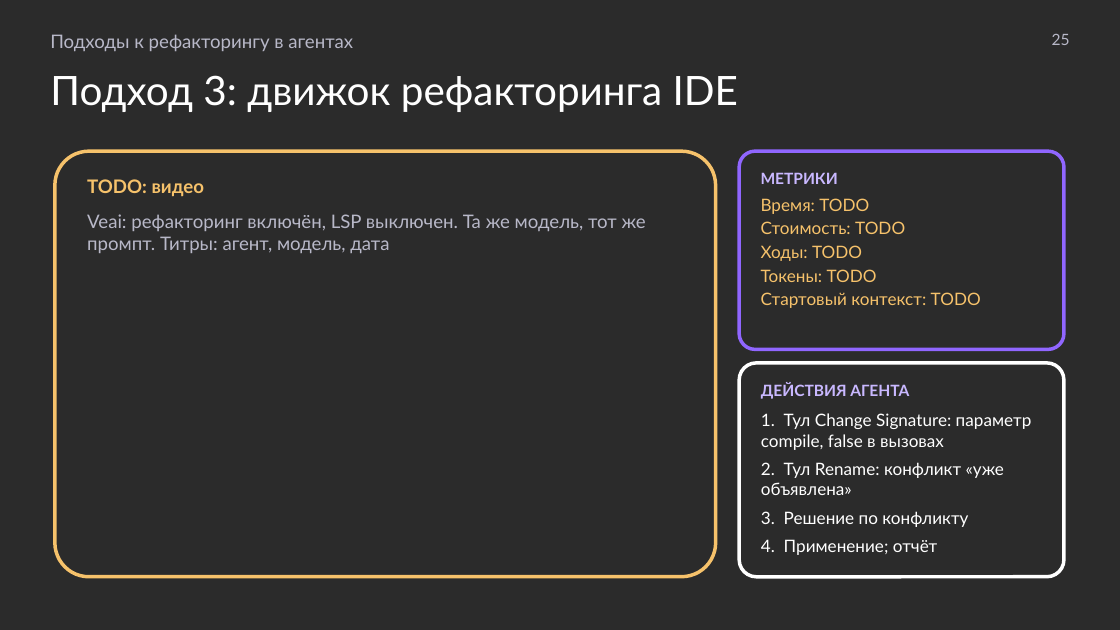
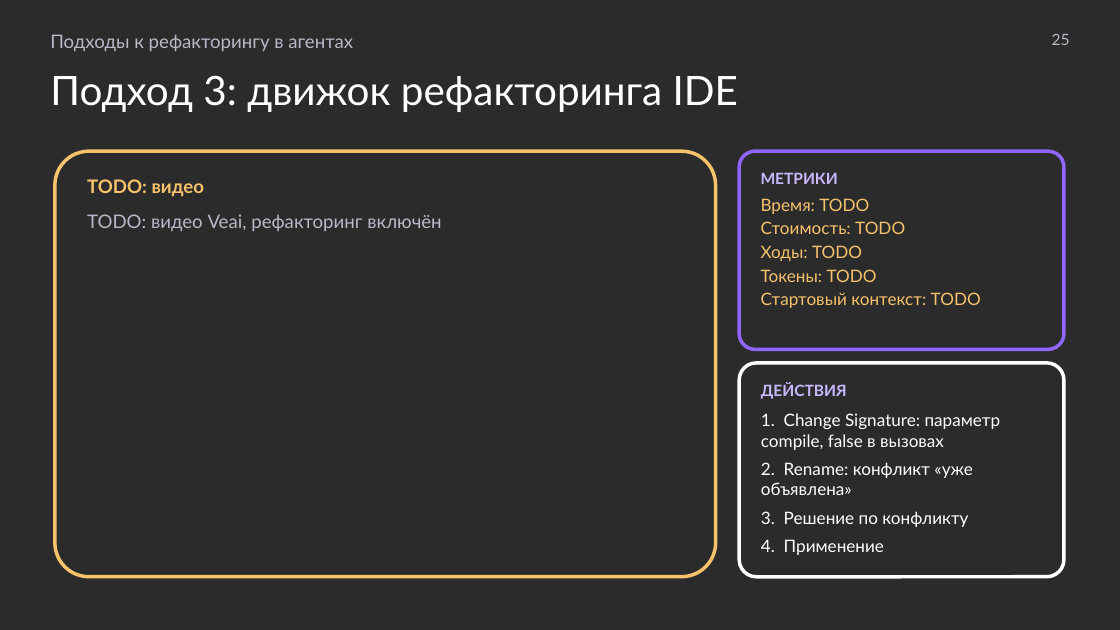
Before and after one commit to MchKosticyn/ide-refactoring-in-ai-agents, a slide deck: slide 25 of Доклад_ Рефакторинг в ИИ-агентах.pptx. Drawn at 1120x630 pixels with LibreOffice and Linux fonts; fonts in the diff are those of the drawing; background and template pictures are left out; a plain dark background stands for a picture behind light text. Boxes give left, top, right and bottom in pixels: in the first picture for what was removed or moved away, otherwise in the second. Text is boxed around its words. In the diff, an @@ line names an element or a change of style, - is before the commit and + after.

Commit message:
Presentation after review: one-tier plan slides, single case slide, metrics strip on every run, LSP pros/cons, protocol-level wording, dry copy; sync plan

```diff
--- a/Доклад_ Рефакторинг в ИИ-агентах.pptx
+++ b/Доклад_ Рефакторинг в ИИ-агентах.pptx
@@ text in rounded rectangle at (87, 214, 441, 231): text changed @@
-Veai: рефакторинг включён, LSP выключен. Та же модель, тот же промпт. Титры: агент, модель, дата
+TODO: видео Veai, рефакторинг включён
@@ text in rounded rectangle at (761, 383, 1001, 495): text changed @@
-ДЕЙСТВИЯ АГЕНТА
-1. Тул Change Signature: параметр compile, false в вызовах
-2. Тул Rename: конфликт «уже объявлена»
+ДЕЙСТВИЯ
+1. Change Signature: параметр compile, false в вызовах
+2. Rename: конфликт «уже объявлена»
@@ text in rounded rectangle at (761, 539, 884, 555): text changed @@
-4. Применение; отчёт
+4. Применение
```
Also in this commit, not shown: 28 other slides changed, 8 slides added, 9 slides removed, 2 other files.
